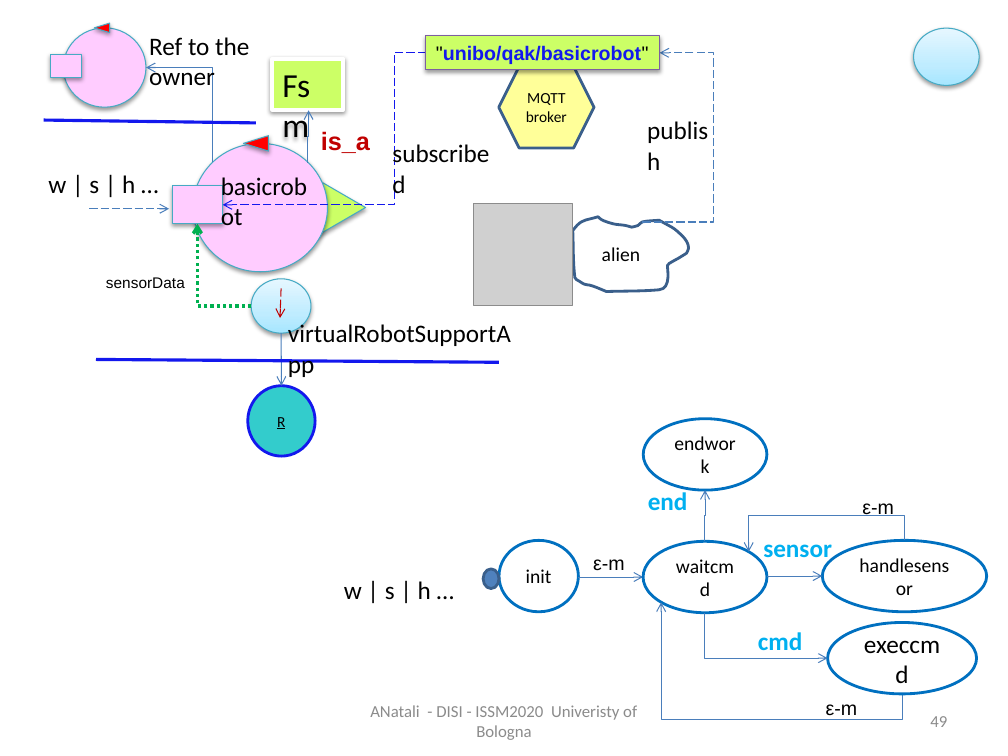
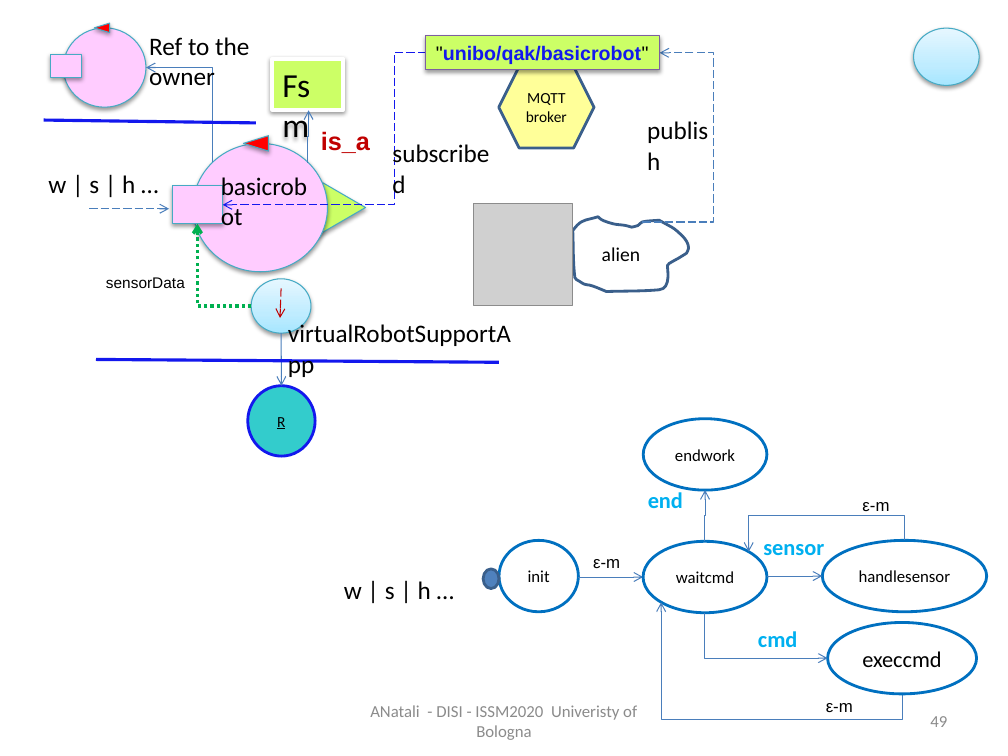
Before and after one commit to anatali/iss2020LabBo, a slide deck: slide 49 of it.unibo.issLabStart/userDocs/ISSM2020.pptx. Drawn at 1008x756 pixels with LibreOffice and Linux fonts; fonts in the diff are those of the drawing; grey boxes stand for pictures. Boxes give left, top, right and bottom in pixels: in the first picture for what was removed or moved away, otherwise in the second. Text is boxed around its words. In the diff, an @@ line names an element or a change of style, - is before the commit and + after.

```diff
--- a/it.unibo.issLabStart/userDocs/ISSM2020.pptx
+++ b/it.unibo.issLabStart/userDocs/ISSM2020.pptx
@@ size 14 to 12 pt in 7 elements at <box>643,418,767,490</box>, <box>499,540,579,612</box>, <box>643,541,767,613</box>, <box>823,540,987,612</box>, <box>826,703,853,712</box>, <box>862,502,889,516</box>, <box>593,559,620,568</box> @@
@@ size 18 to 16 pt in 4 elements at <box>828,623,977,695</box>, <box>648,492,683,508</box>, <box>763,544,824,555</box>, <box>758,631,797,647</box> @@
```
Also in this commit, not shown: 3 other slides changed, 1 slide added, 30 other files.
